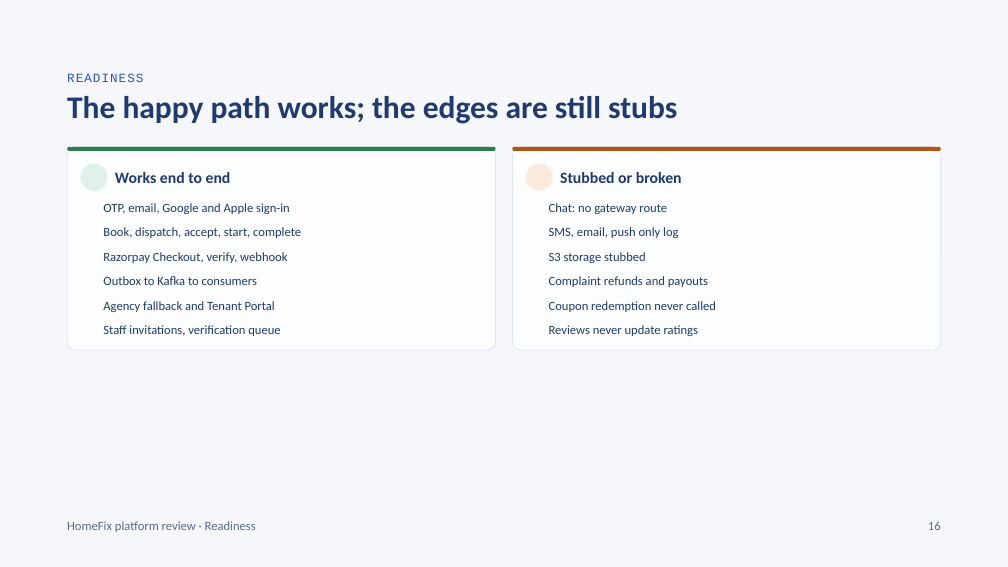
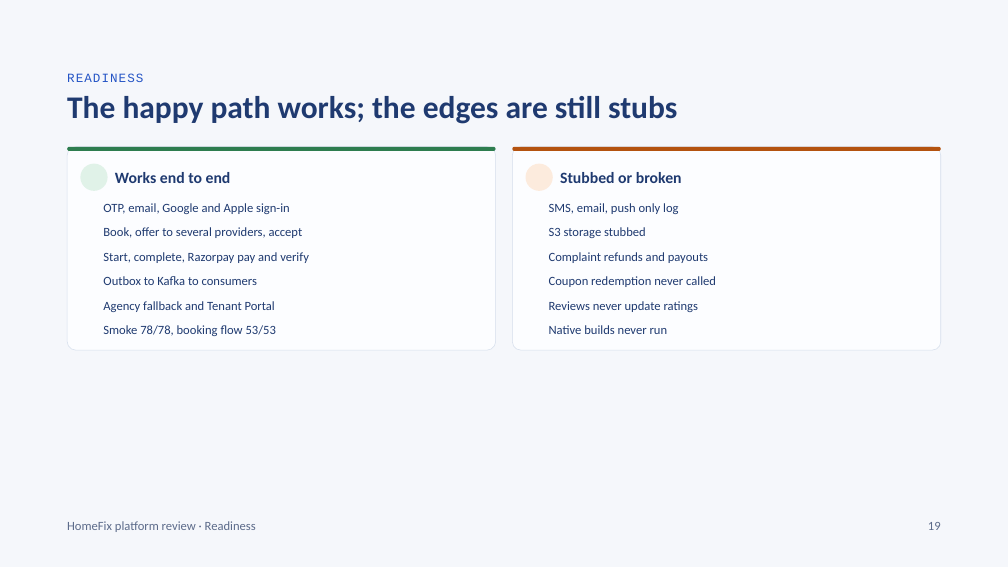
Before and after one commit to KripaGIT009/home-fix, a slide deck: slide 19 of docs/HomeFix_Design_Deck.pptx (slide 16 before the commit). Drawn at 1008x567 pixels with LibreOffice and Linux fonts; fonts in the diff are those of the drawing; background and template pictures are left out. Boxes give left, top, right and bottom in pixels: in the first picture for what was removed or moved away, otherwise in the second. Text is boxed around its words. In the diff, an @@ line names an element or a change of style, - is before the commit and + after.

```diff
--- a/docs/HomeFix_Design_Deck.pptx
+++ b/docs/HomeFix_Design_Deck.pptx
@@ text removed at bbox=[549, 203, 667, 214] @@
-Chat: no gateway route
@@ text at bbox=[103, 227, 303, 238]: text changed @@
-Book, dispatch, accept, start, complete
+Book, offer to several providers, accept
@@ 5 texts: place and size @@
-5 texts at bbox=[549, 227, 716, 336]
+5 texts at bbox=[549, 203, 716, 312]
@@ text at bbox=[103, 252, 309, 263]: text changed @@
-Razorpay Checkout, verify, webhook
+Start, complete, Razorpay pay and verify
@@ text at bbox=[103, 325, 276, 336]: text changed @@
-Staff invitations, verification queue
+Smoke 78/78, booking flow 53/53
@@ text added at bbox=[549, 325, 668, 334], 12 pt, text #1F3A70 @@
+Native builds never run
@@ text at bbox=[928, 522, 941, 530]: text changed @@
-16
+19
```
Also in this commit, not shown: 26 other slides changed, 7 slides added, 2 slides removed, 8 other files.
